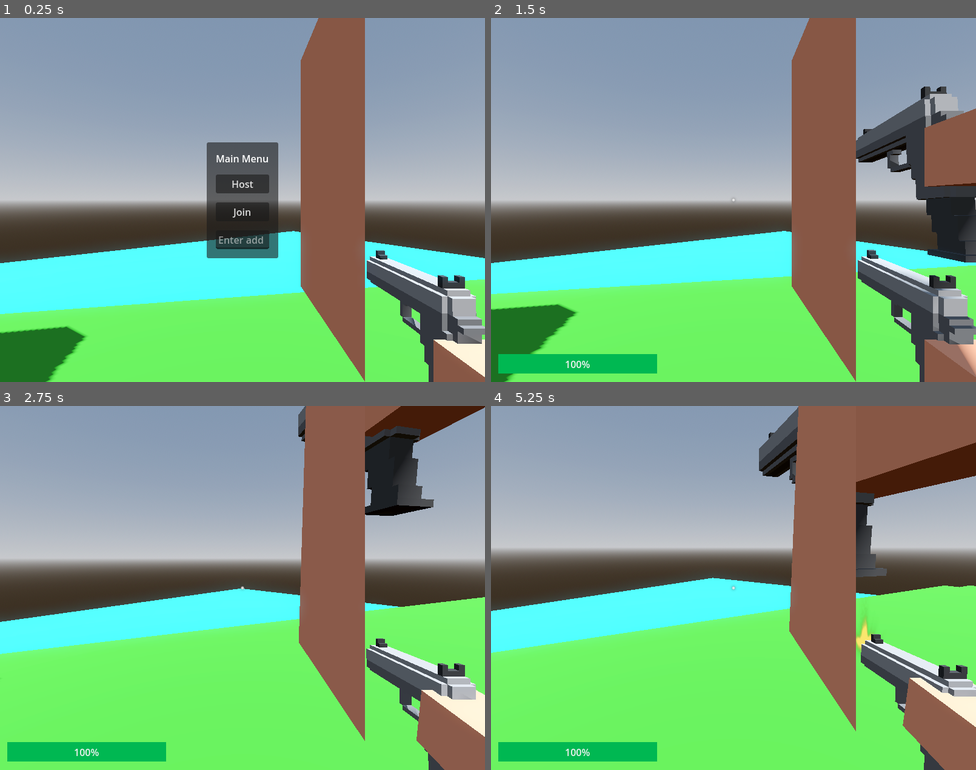
Above: before the commit, frames 1-4 (two rows, left to right).
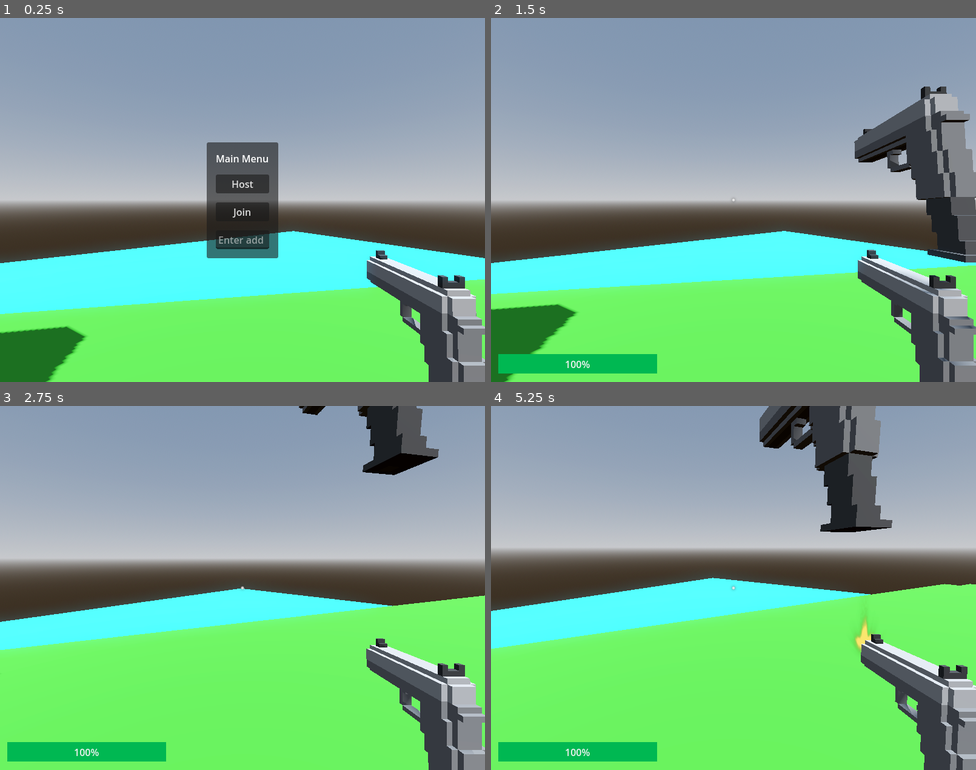
Above: after the commit, the same moments.

Repository: qdanq/Battle-duo
Game: Godot game, scene res://world.tscn
The game is run twice, just before and just after one commit, with the same random seed, the same clock (stepped at 60 frames per second) and the same inputs.
Inputs (mouse positions are in pixels of both pictures, inside the frame that each line leads up to):
- Up to frame 1 (0.25 s): no input
- Up to frame 2 (1.5 s): click (733, 240) at 0.52 s; type "12" at 0.6 s; click "Host" at 1.25 s
- Up to frame 3 (2.75 s): tap Enter (ui_accept) at 2, 2.27 s; move the mouse to (266, 588) at 2.02 s; hold Up (ui_up) from 2.03 s (still down); click (266, 588) at 2.1 s
- Up to frame 4 (5.25 s): keep holding Up (ui_up); move the mouse to (709, 588) at 2.77 s; click (709, 588) at 2.85 s; tap Enter (ui_accept) at 3.02, 4.52 s; move the mouse to (743, 580) at 3.52 s; click (743, 580) at 3.6 s; move the mouse to (728, 595) at 4.27 s; click (728, 595) at 4.35 s; move the mouse to (767, 591) at 5.02 s; click (767, 591) at 5.1 s

The runs differ from the first frame. In frame 1, 12% of the frame differs, in the area x 62-100%, y 0-100%; in frame 2, 15%; in frame 3, 17%; in frame 4, 21%, in the area x 0-100%, y 0-100%.

Commit message:
Set player layer to 5.

Diff:
--- a/player.tscn
+++ b/player.tscn
@@ -308,11 +308,12 @@
 
 [node name="Soldier(pistolIdle)" type="MeshInstance3D" parent="."]
 transform = Transform3D(-1, 0, -8.74228e-08, 0, 1, 0, 8.74228e-08, 0, -1, -0.265362, -0.120655, -0.206593)
+layers = 8
 mesh = ExtResource("1_bisgf")
 
 [node name="Camera3D" type="Camera3D" parent="."]
 transform = Transform3D(1, 0, 0, 0, 1, 0, 0, 0, 1, -0.391177, 0.717609, -0.301653)
-current = true
+cull_mask = 1048567
 
 [node name="Pistol" type="MeshInstance3D" parent="Camera3D"]
 transform = Transform3D(-3.61999e-07, 0, 0.1, 0, 0.1, 0, -0.1, 0, -3.61999e-07, 0.55674, -0.476864, -0.461548)
@@ -353,7 +354,7 @@
 stream = ExtResource("5_brkps")
 
 [node name="CollisionShape3D" type="CollisionShape3D" parent="."]
-transform = Transform3D(1, 0, -1.77636e-15, 0, 0.778908, 0, 0, 0, 0.487336, -0.272396, 0.568093, -0.189)
+transform = Transform3D(1, 0, 0, 0, 0.713857, 0, 0, 0, 1.44825, -0.272396, 0.568093, -0.292223)
 shape = SubResource("CapsuleShape3D_bgyhf")
 
 [connection signal="animation_finished" from="AnimationPlayer" to="." method="_on_animation_player_animation_finished"]
